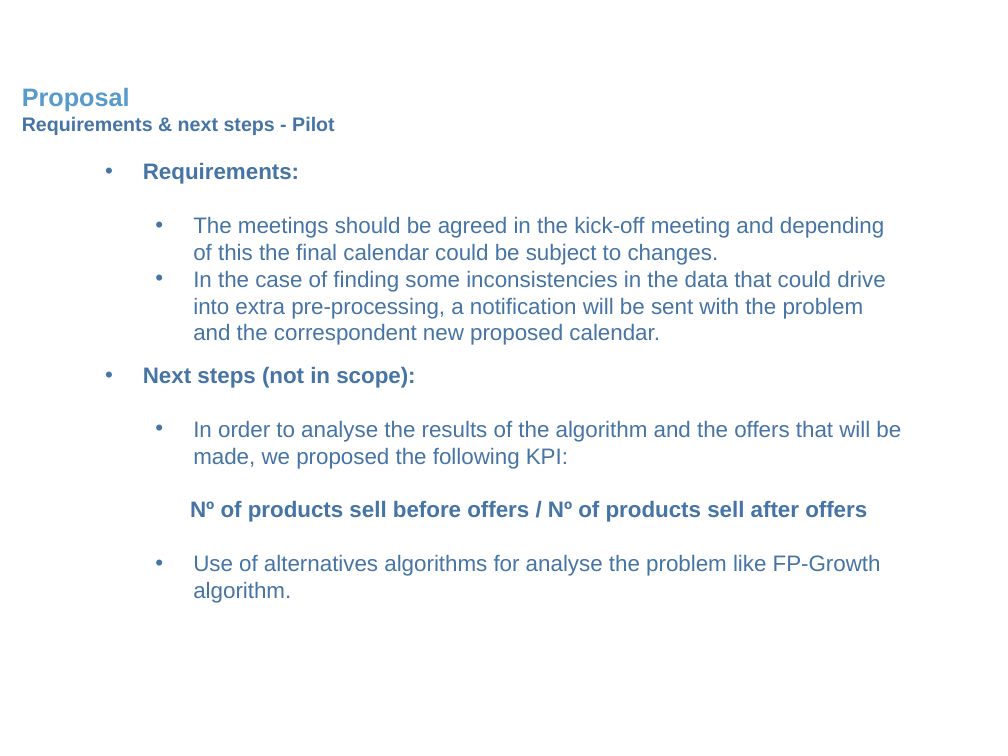
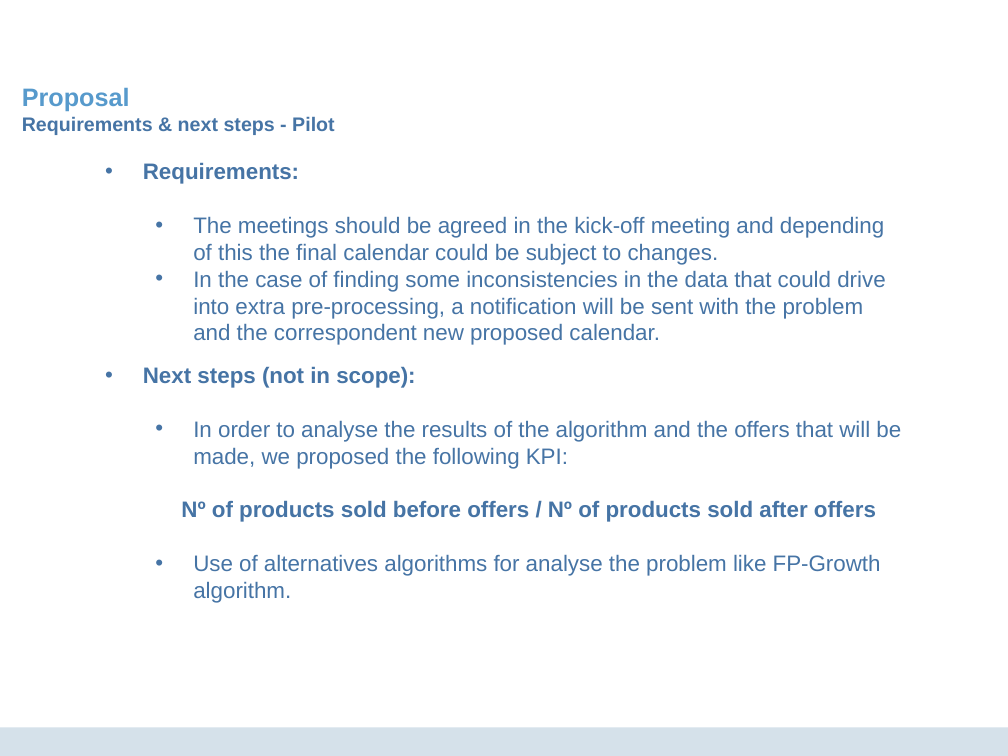
Before and after one commit to DanielMCM/Bakery-Co, a slide deck: slide 16 of 00 Deliverables/Proposal_v2.ppt. Drawn at 1008x756 pixels with LibreOffice and Linux fonts; fonts in the diff are those of the drawing; background and template pictures are left out. Boxes give left, top, right and bottom in pixels: in the first picture for what was removed or moved away, otherwise in the second. Text is boxed around its words. In the diff, an @@ line names an element or a change of style, - is before the commit and + after.

Commit message:
Update doc and ppt. Review and grammar mispellings. Minor fix in history_server reference.

```diff
--- a/00 Deliverables/Proposal_v2.ppt
+++ b/00 Deliverables/Proposal_v2.ppt
@@ text at box(181, 500, 876, 522): text changed @@
-  Nº of products sell before offers / Nº of products sell after offers
+  Nº of products sold before offers / Nº of products sold after offers
@@ rectangle added at box(0, 728, 1008, 756), fill #D5E1EA @@
```
Also in this commit, not shown: 14 other slides changed, 2 other files.
